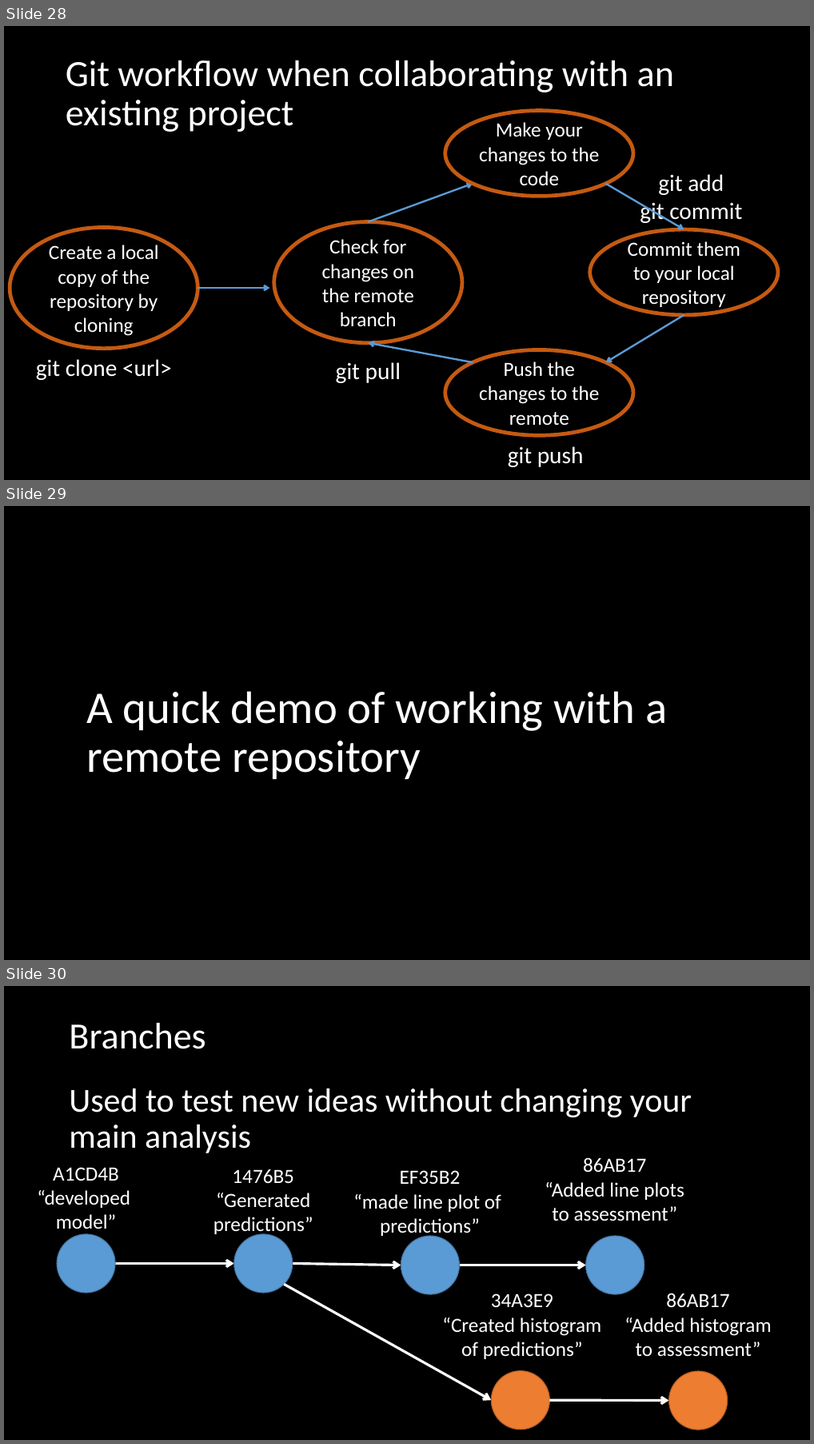
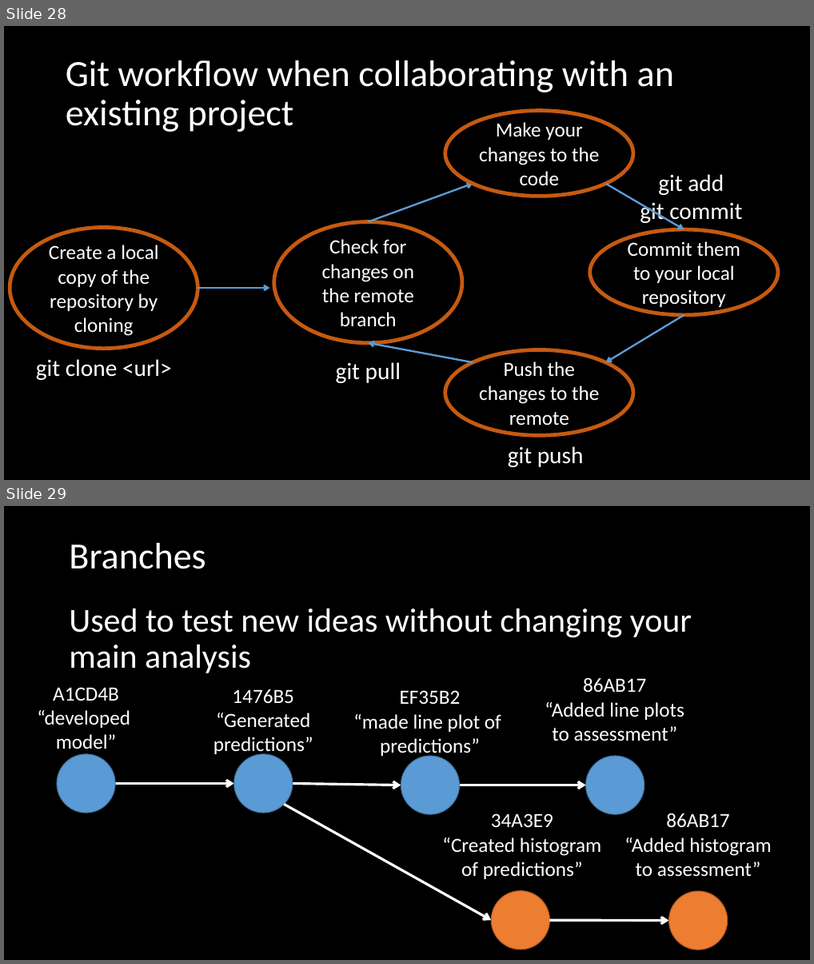
Before and after one commit to adsmithca/DFO_R_workshops, a slide deck: dfo_git_workshop/Using version control.pptx. Shown one above the other, each under a label of ours: slides 28, 29 and 30 before the commit, slides 28 and 29 after it. The pictures are 814x1444 and 814x964 pixels, drawn with LibreOffice and Linux fonts; fonts in the diff are those of the drawing. Boxes give left, top, right and bottom in pixels: in the first picture for what was removed or moved away, otherwise in the second. Text is boxed around its words. In the diff, an @@ line names an element or a change of style, - is before the commit and + after.

```diff
--- a/dfo_git_workshop/Using version control.pptx
+++ b/dfo_git_workshop/Using version control.pptx
@@ slide 29 removed at box(4, 506, 810, 960), background #000000 @@
@@ title removed at box(86, 691, 667, 779) @@
-A quick demo of working with a remote repository
@@ what was slide 30 is now slide 29 @@
```
Also in this commit, not shown: 2 slides changed, 1 other file.
